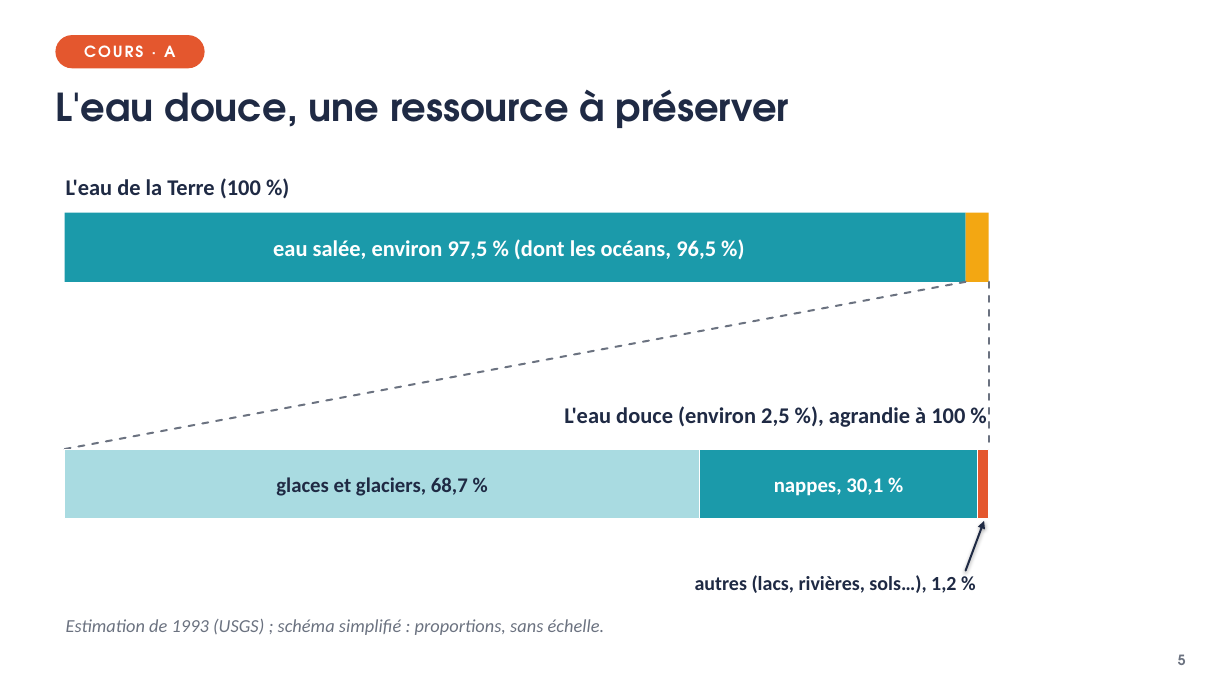
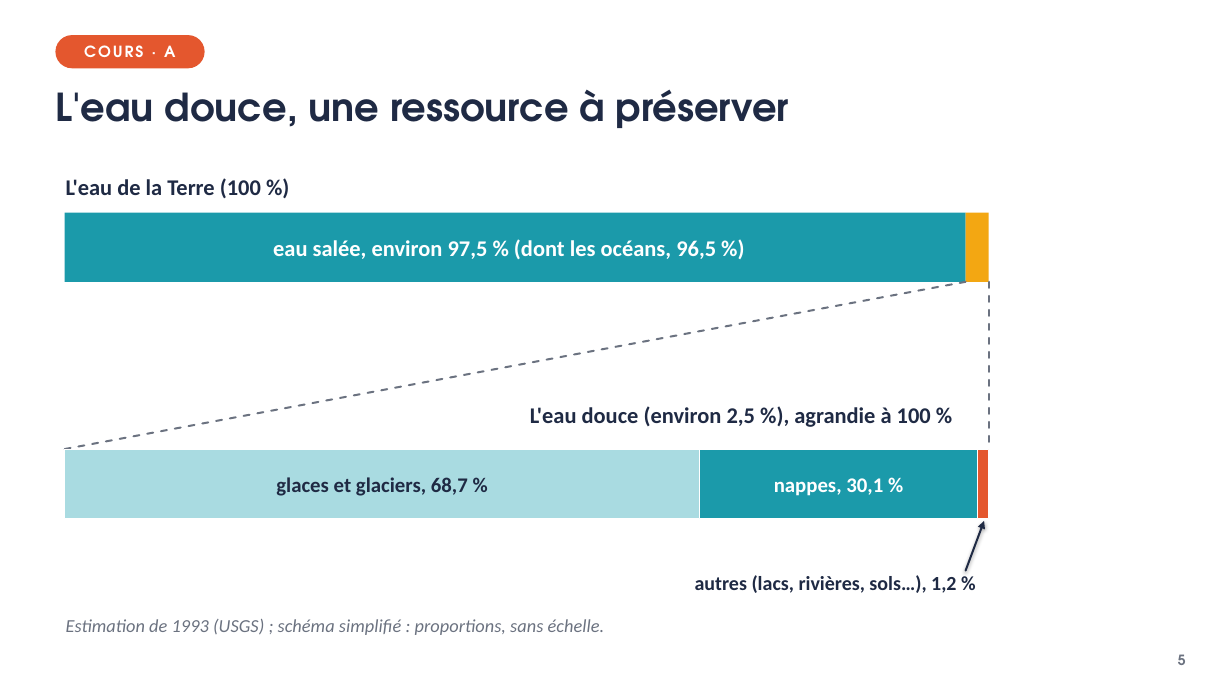
Before and after one commit to VinceIXIV/SVT-cour, a slide deck: slide 5 of cours/3e/S18-l-eau-et-les-sols-des-ressources-a-preserver/3e-S18-diaporama.pptx. Drawn at 1232x693 pixels with LibreOffice and Linux fonts; fonts in the diff are those of the drawing. Boxes give left, top, right and bottom in pixels: in the first picture for what was removed or moved away, otherwise in the second. Text is boxed around its words. In the diff, an @@ line names an element or a change of style, - is before the commit and + after.

```diff
--- a/cours/3e/S18-l-eau-et-les-sols-des-ressources-a-preserver/3e-S18-diaporama.pptx
+++ b/cours/3e/S18-l-eau-et-les-sols-des-ressources-a-preserver/3e-S18-diaporama.pptx
@@ text "L'eau douce (environ 2,5 %), ...": place and size @@
-text "L'eau douce (environ 2,5 %), ..." at (564,406,965,427)
+text "L'eau douce (environ 2,5 %), ..." at (530,406,931,427)
```
Also in this commit, not shown: 8 other files.
